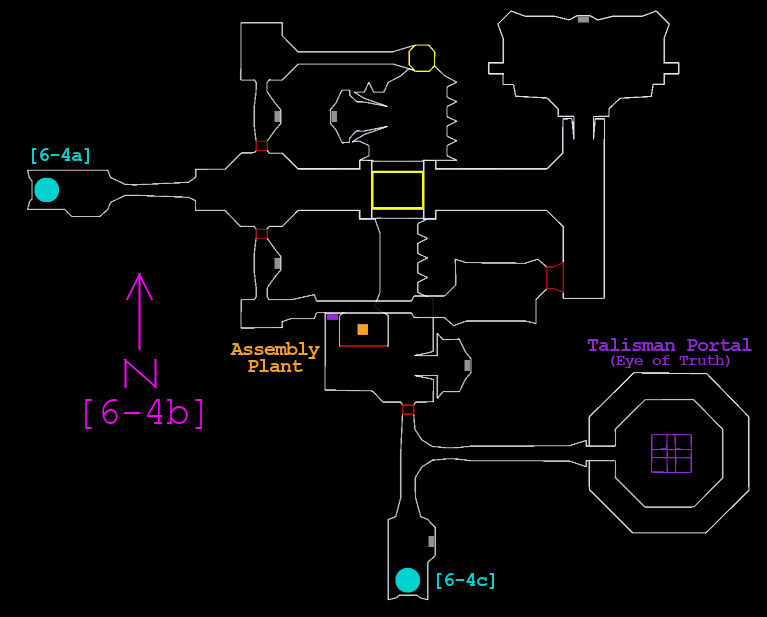
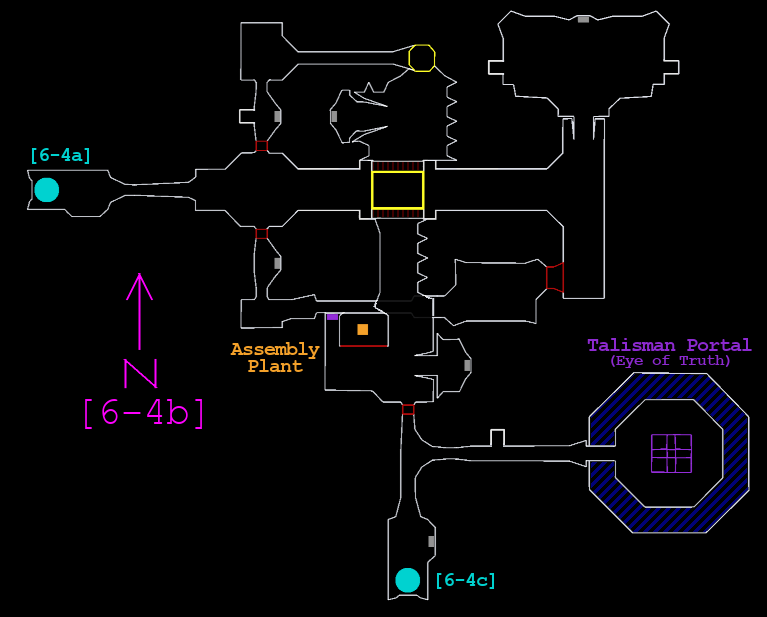
Layered file, before and after one edit (767x617). Changes by layer:
added layer "Lasers" (25%) above "Pits" over (x1=373, y1=162, x2=419, y2=217)
added layer "Pits" (55%) above "Map" over (x1=591, y1=374, x2=748, y2=532)
painted on "Map" over (x1=238, y1=59, x2=680, y2=447)
